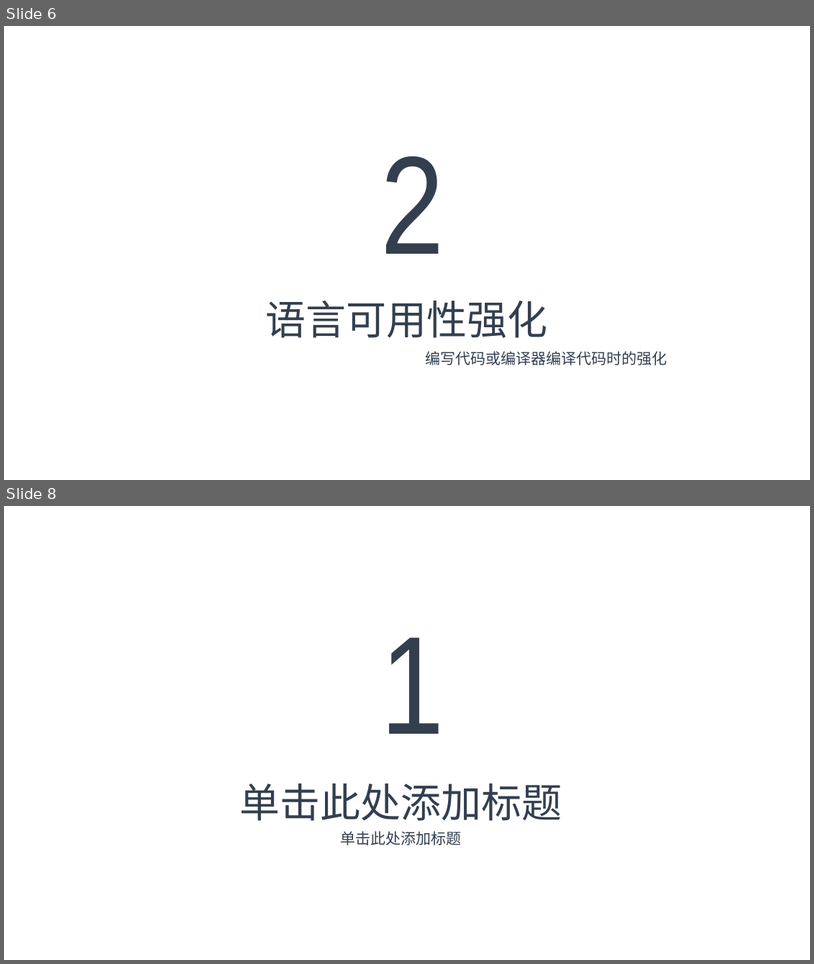
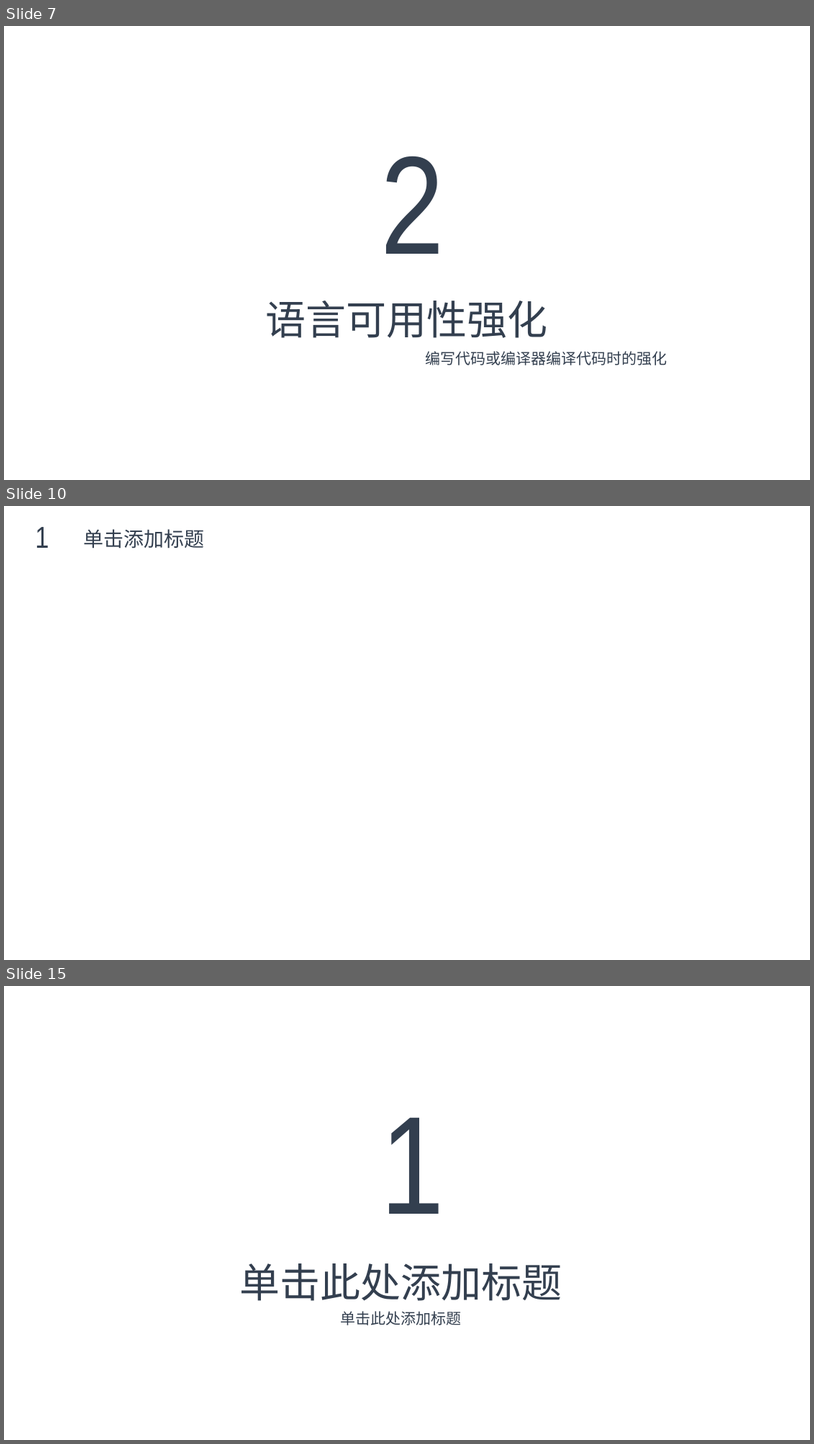
Before and after one commit to max4sharing/modern_cpp, a slide deck: C++11.pptx. Shown one above the other, each under a label of ours: slides 6 and 8 before the commit, slides 7, 10 and 15 after it; the slides between them are not shown. The pictures are 814x964 and 814x1444 pixels, drawn with LibreOffice and Linux fonts; fonts in the diff are those of the drawing; background and template pictures are left out. Boxes give left, top, right and bottom in pixels: in the first picture for what was removed or moved away, otherwise in the second. Text is boxed around its words. In the diff, an @@ line names an element or a change of style, - is before the commit and + after.

```diff
--- a/C++11.pptx
+++ b/C++11.pptx
@@ slide 10 added at (4,506,810,960), background picture (left out) @@
@@ text added at (35,527,49,548), 36 pt, text #333F4F @@
+1
@@ text added at (83,529,204,548), 24 pt, text #333F4F @@
+单击添加标题
@@ what was slide 6 is now slide 7 @@
@@ what was slide 8 is now slide 15 @@
```
Also in this commit, not shown: 3 slides changed, 11 other slides added, 1 slide removed, 1 other file.
